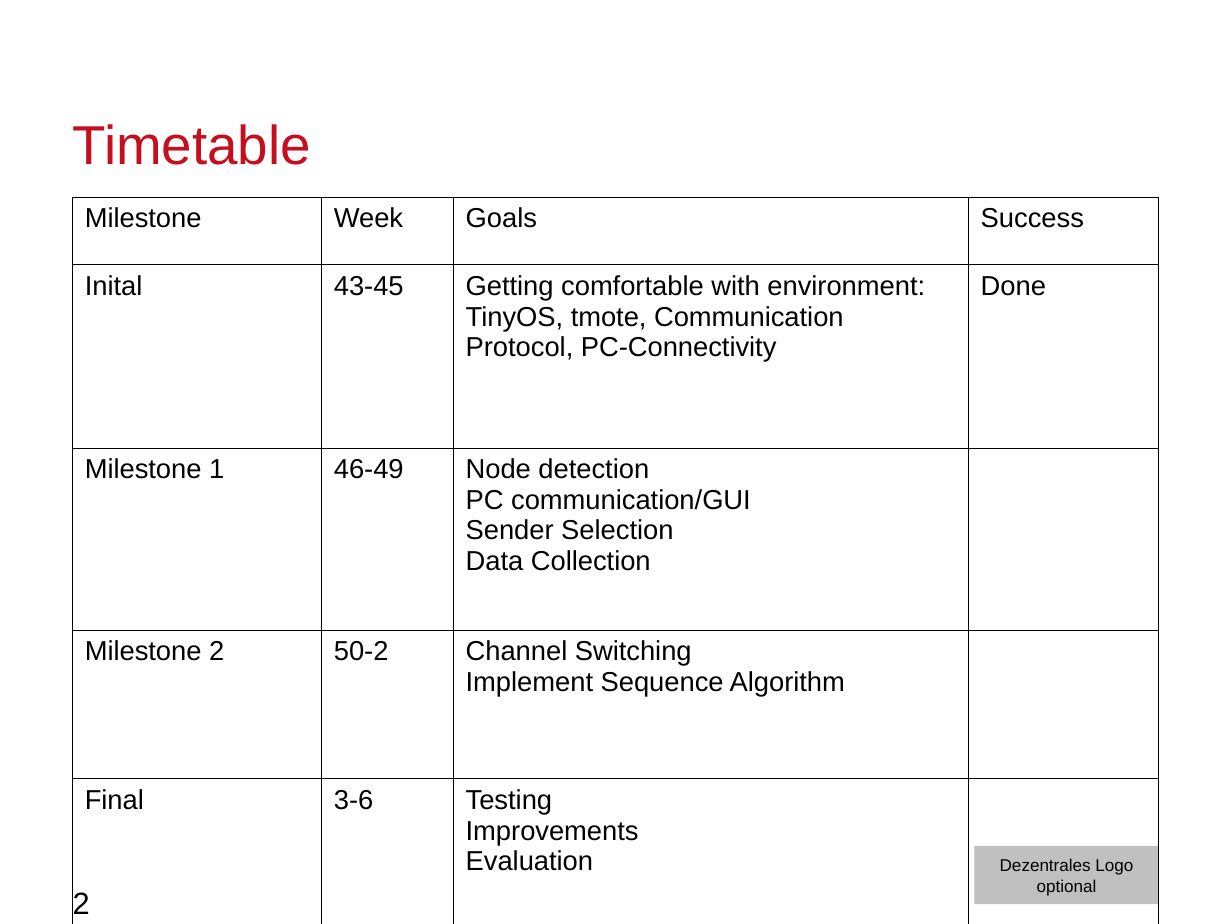
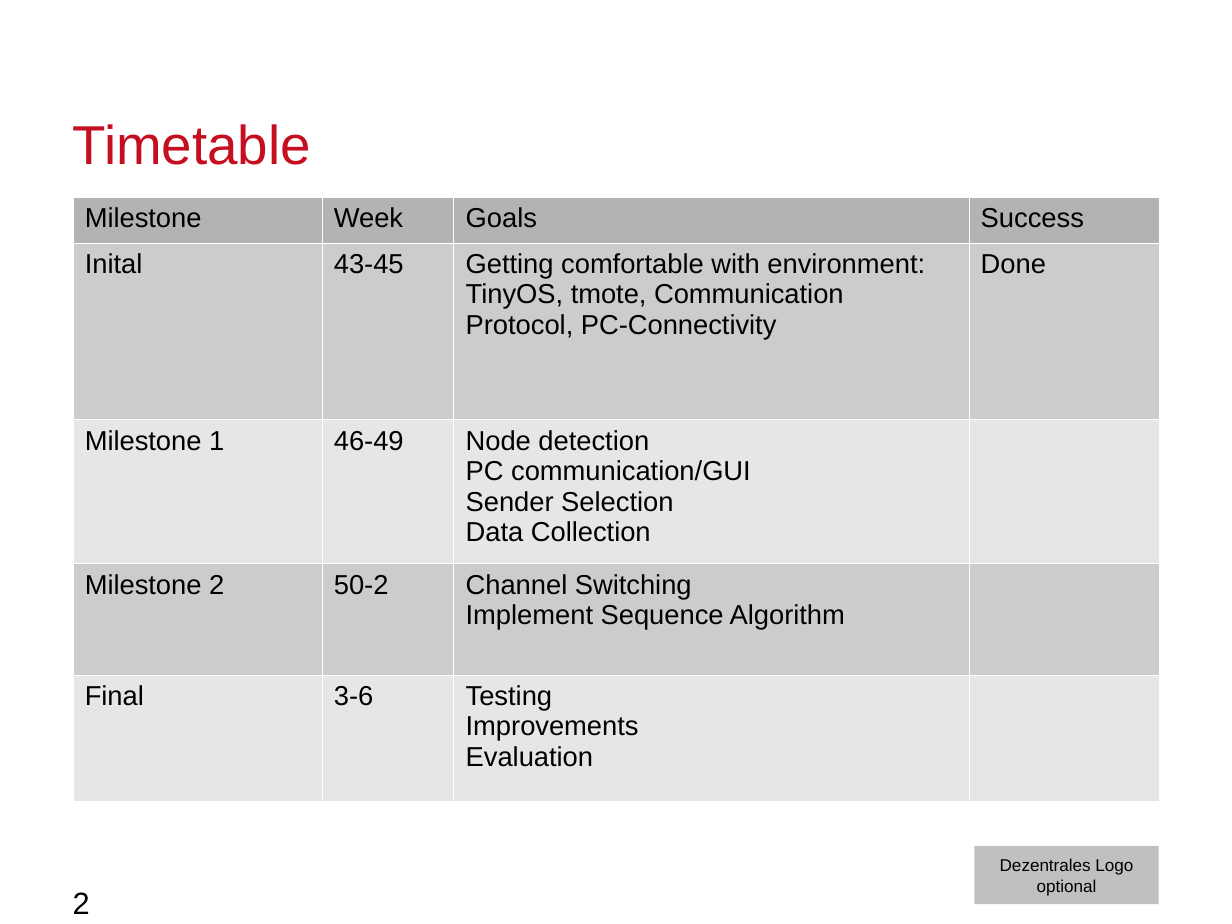
Before and after one commit to moritzschaefer/SensorSequence, a slide deck: slide 2 of docs/MeilensteinNrOne.odp. Drawn at 1232x924 pixels with LibreOffice and Linux fonts; fonts in the diff are those of the drawing; background and template pictures are left out. Boxes give left, top, right and bottom in pixels: in the first picture for what was removed or moved away, otherwise in the second. Text is boxed around its words. In the diff, an @@ line names an element or a change of style, - is before the commit and + after.

```diff
--- a/docs/MeilensteinNrOne.odp
+++ b/docs/MeilensteinNrOne.odp
@@ table at [73,197,1158,801] @@
@@ fill none to #B3B3B3 in row 1 @@
@@ fill none to #CCCCCC in 7 cells @@
@@ fill none to #E6E6E6 in 6 cells @@
@@ borders changed @@
```
Also in this commit, not shown: 7 other slides changed, 3 slides added, 1 slide removed.
